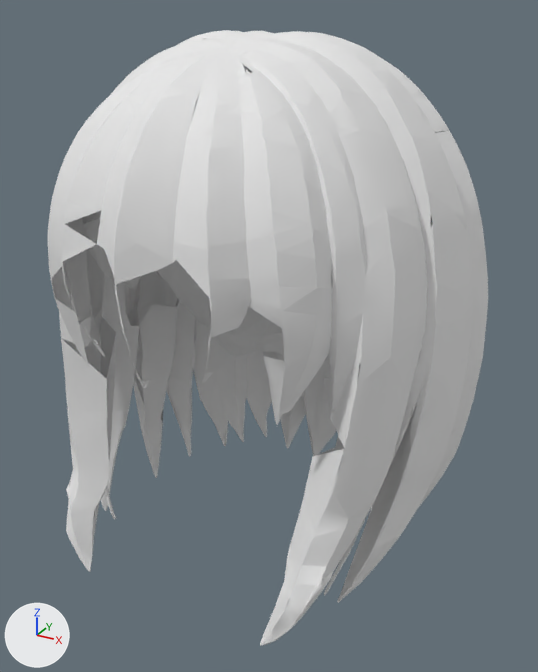
A saved change to the FBX model Assets/Resources/WRLDZ/Avatar3D/Hair/argon_hair_tea_gardner_female.fbx.
The view is the same before and after, from a 50 mm lens placed at (0.203, -0.313, 1.688), pointed at (0.003, 0.05, 1.506). The lights are fixed; the arrows at lower left show +X, +Y and +Z. The first picture is the older version. Shape keys are drawn at the values saved in each file.

In view in the first picture: 'ArgonHair'.
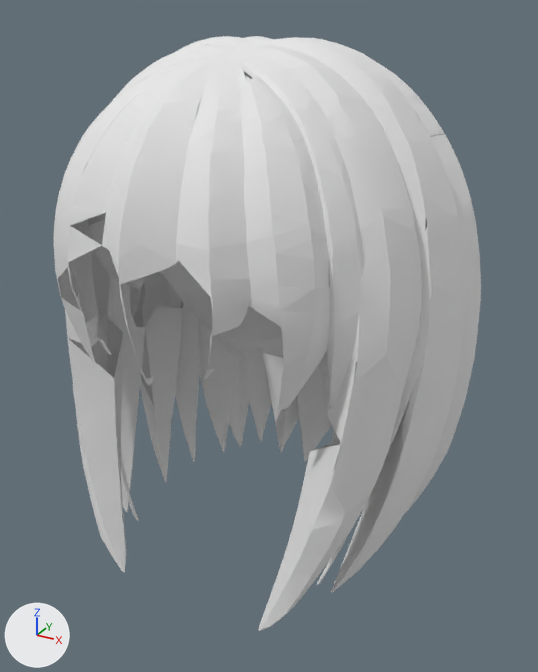
Changed parts and their boxes (x1, y1, x2, y2) in the pictures (538 x 672 px):
```json
{"object": "ArgonHair", "change": "reshaped", "before": [48, 30, 488, 646], "after": [53, 36, 481, 631]}
```

Scene script edits in JSON lines:
```json
{"block": "key_0_weight_heavy", "where": "key_0_weight_heavy = bpy.data.objects['ArgonHair'].data.shape_keys.key_blocks['Weight_Heavy']"}
{"op": "set", "path": "key_0_weight_heavy.value", "old": "1.0", "new": "0.0"}
{"block": "key_1_weight_thin", "where": "key_1_weight_thin = bpy.data.objects['ArgonHair'].data.shape_keys.key_blocks['Weight_Thin']"}
{"op": "set", "path": "key_1_weight_thin.value", "old": "1.0", "new": "0.0"}
```
